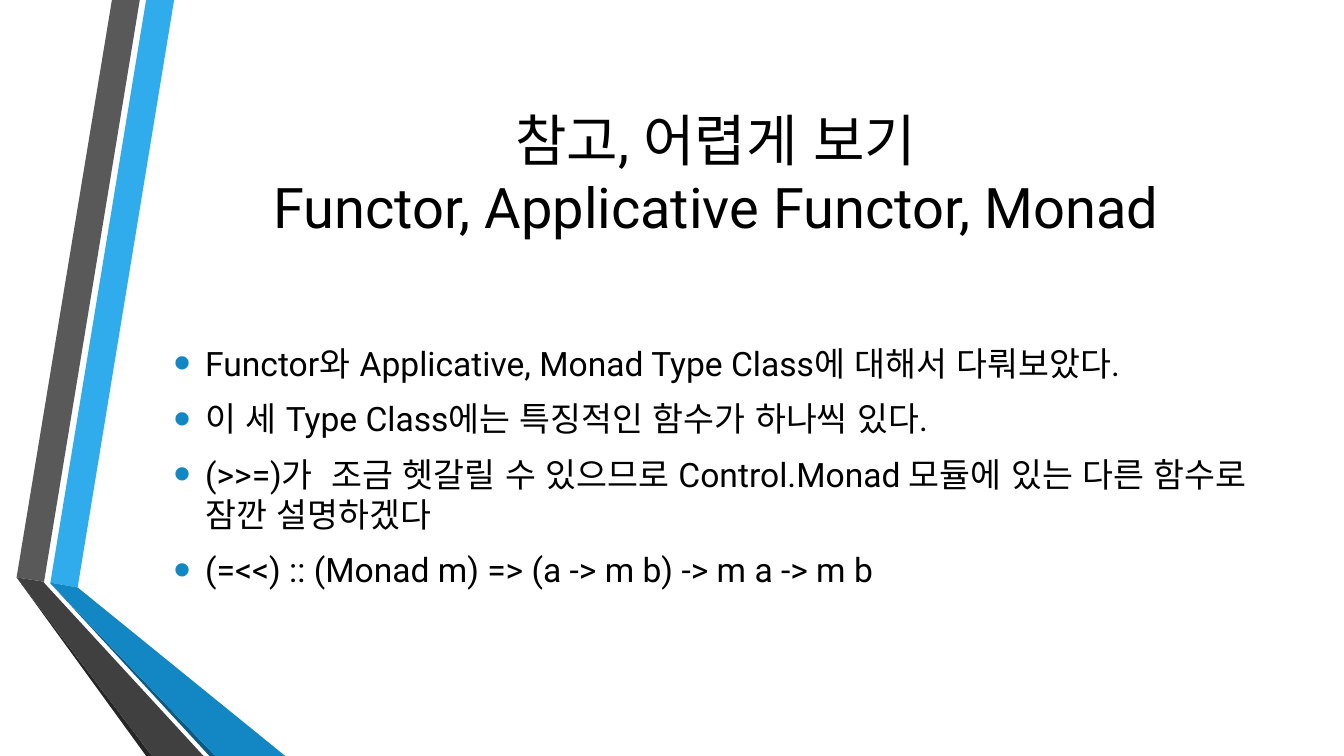
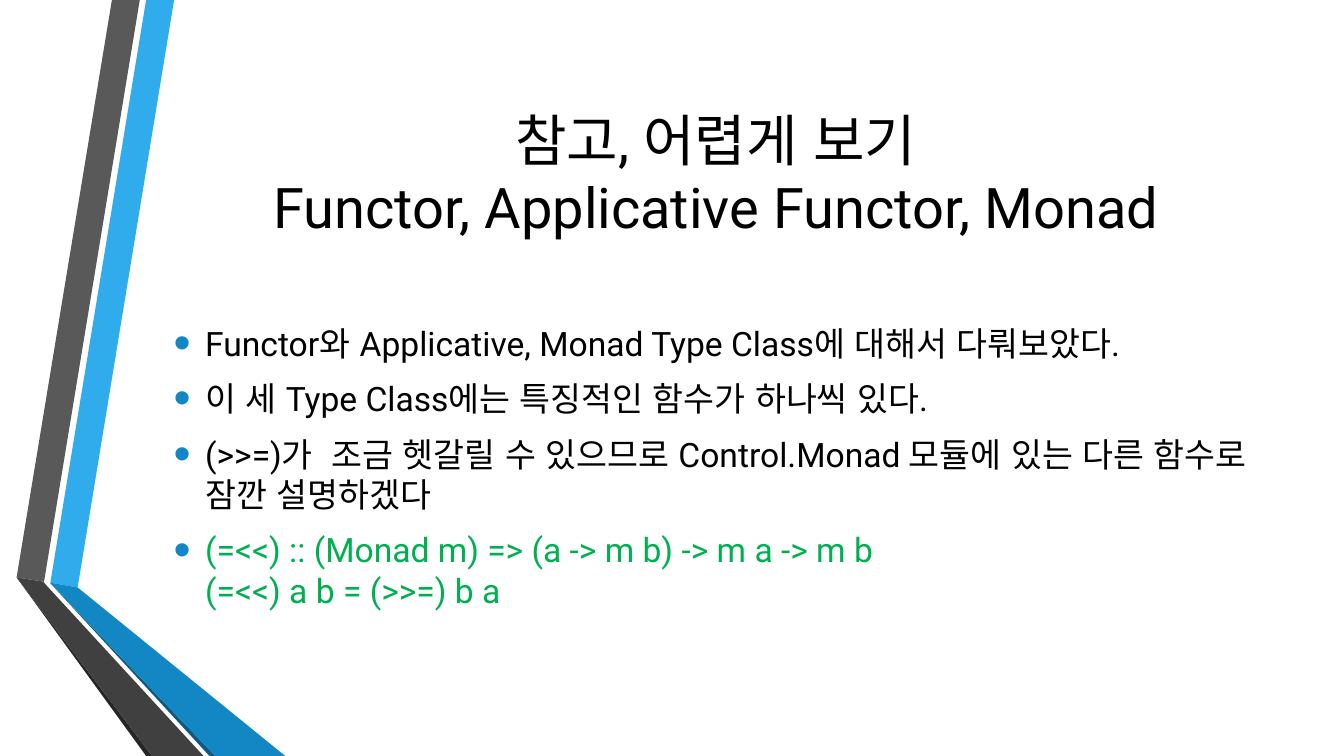
Before and after one commit to Ailrun/HaskellTutorial, a slide deck: slide 62 of Haskell04.pptx. Drawn at 1344x756 pixels with LibreOffice and Linux fonts; fonts in the diff are those of the drawing; background and template pictures are left out. Boxes give left, top, right and bottom in pixels: in the first picture for what was removed or moved away, otherwise in the second. Text is boxed around its words. In the diff, an @@ line names an element or a change of style, - is before the commit and + after.

```diff
--- a/Haskell04.pptx
+++ b/Haskell04.pptx
@@ text at [289, 535, 873, 604]: text changed; text colour #000000 to #00B050 @@
-• (=<<) :: (Monad m) => (a -> m b) -> m a -> m b
+• (=<<) :: (Monad m) => (a -> m b) -> m a -> m b
+  (=<<) a b = (>>=) b a
```
Also in this commit, not shown: 5 other slides changed, 1 slide added, 6 other files.
